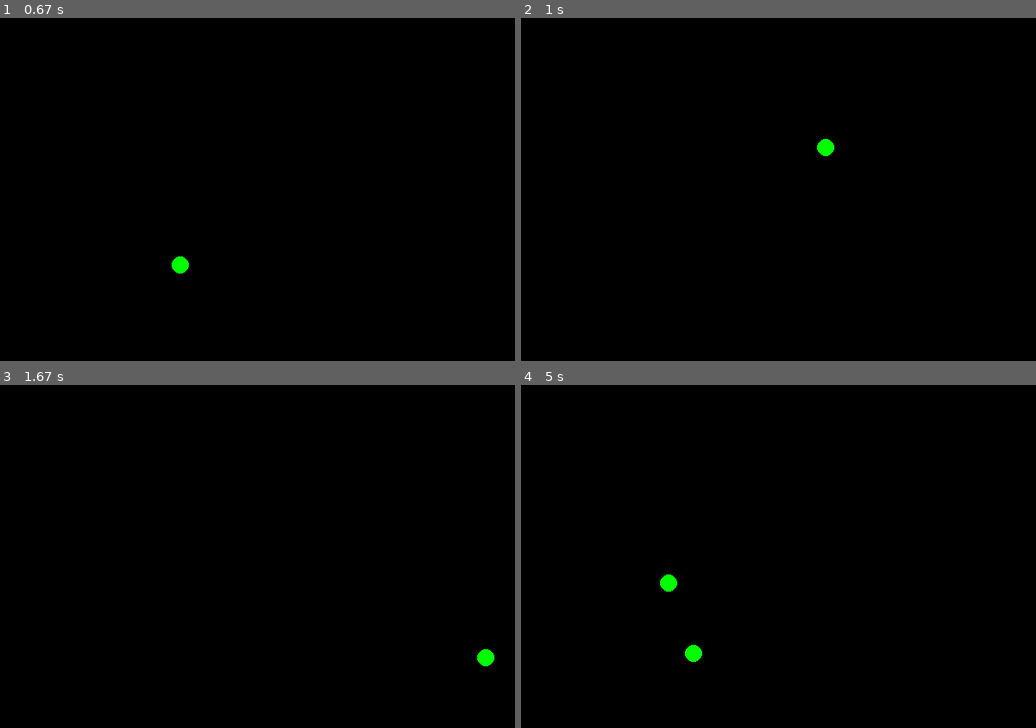
Above: before the commit, frames 1-4 (two rows, left to right).
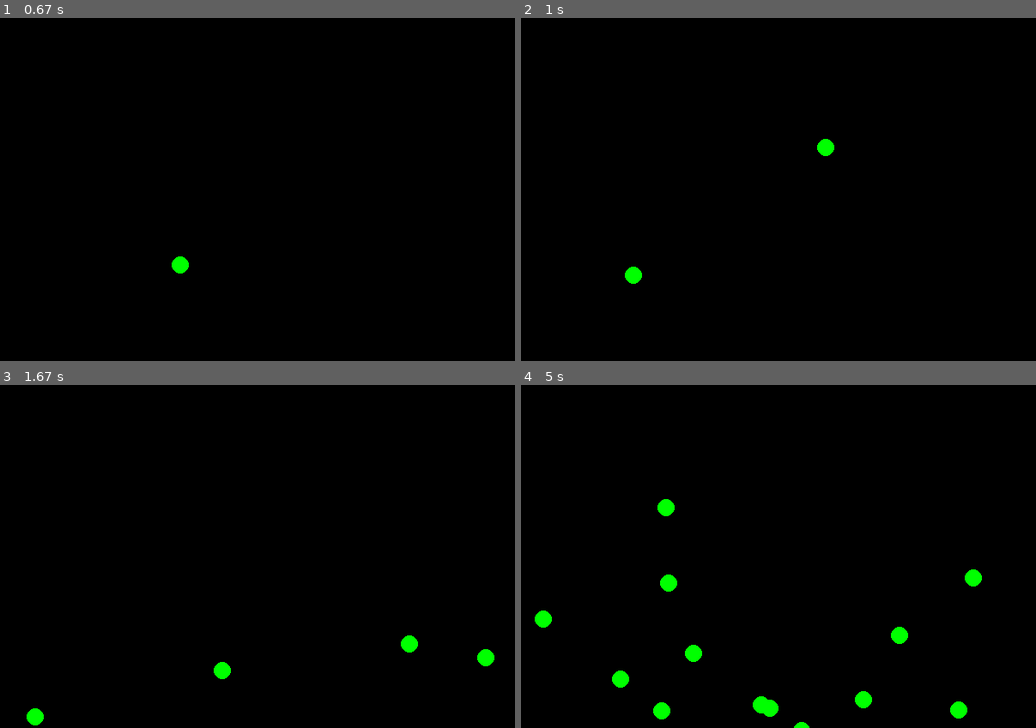
Above: after the commit, the same moments.

Repository: TharitSinsunthorn/Comsem
Game: pygame game, started from particle_main.py
Two runs of this game, one before a commit and one after it. Both use one fixed random seed, a clock stepped at 60 frames per second and the inputs below.
Inputs (mouse positions are in pixels of both pictures, inside the frame that each line leads up to):
- Up to frame 1 (0.67 s): click (236, 203) at 0.38 s
- Up to frame 2 (1 s): click (778, 210) at 0.72 s
- Up to frame 3 (1.67 s): click (97, 505) at 1.05 s; click (442, 676) at 1.38 s
- Up to frame 4 (5 s): click (788, 439) at 1.72 s; click (752, 645) at 2.05 s; click (763, 498) at 2.38 s; click (706, 484) at 2.72 s; click (912, 525) at 3.05 s; click (938, 549) at 3.38 s; click (886, 494) at 3.72 s; click (629, 487) at 4.05 s; click (799, 542) at 4.38 s; click (629, 535) at 4.72 s

Frame 1 is identical in both runs. In frame 2, 0.1% of the frame differs, in the area x 20-24%, y 72-78%; in frame 3, 0.4%; in frame 4, 1.3%, in the area x 2-90%, y 33-100%.

Commit message:
chap6_bounce

Diff:
--- a/particle.py
+++ b/particle.py
@@ -37,3 +37,11 @@
     @property
     def y(self):
         return self.pos.y
+
+class ConfinedParticle(Particle):
+    def update_after_move(self):
+        e = 0.95
+        if self.pos.x < 0 + self.radius or self.pos.x > self.world.width - self.radius:
+            self.vel.x *= -e
+        if self.pos.y > self.world.height - self.radius:
+            self.vel.y *= -e
--- a/particle_main.py
+++ b/particle_main.py
@@ -26,7 +26,7 @@
         if button == 1:
             vx = random.uniform(-10, 10)
             vy = random.uniform(-10, 0)
-            p = particle.Particle(pos, (vx, vy), self.world)
+            p = particle.ConfinedParticle(pos, (vx, vy), self.world)
             self.particle_list.append(p)
 
     def run(self):
